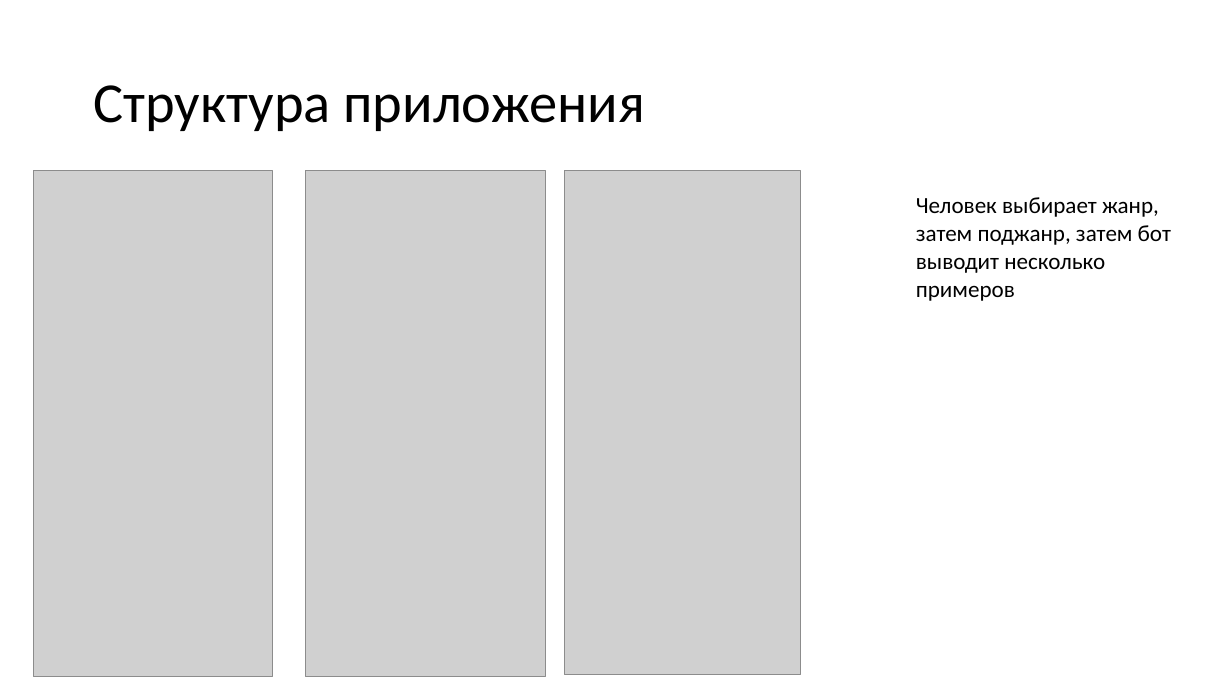
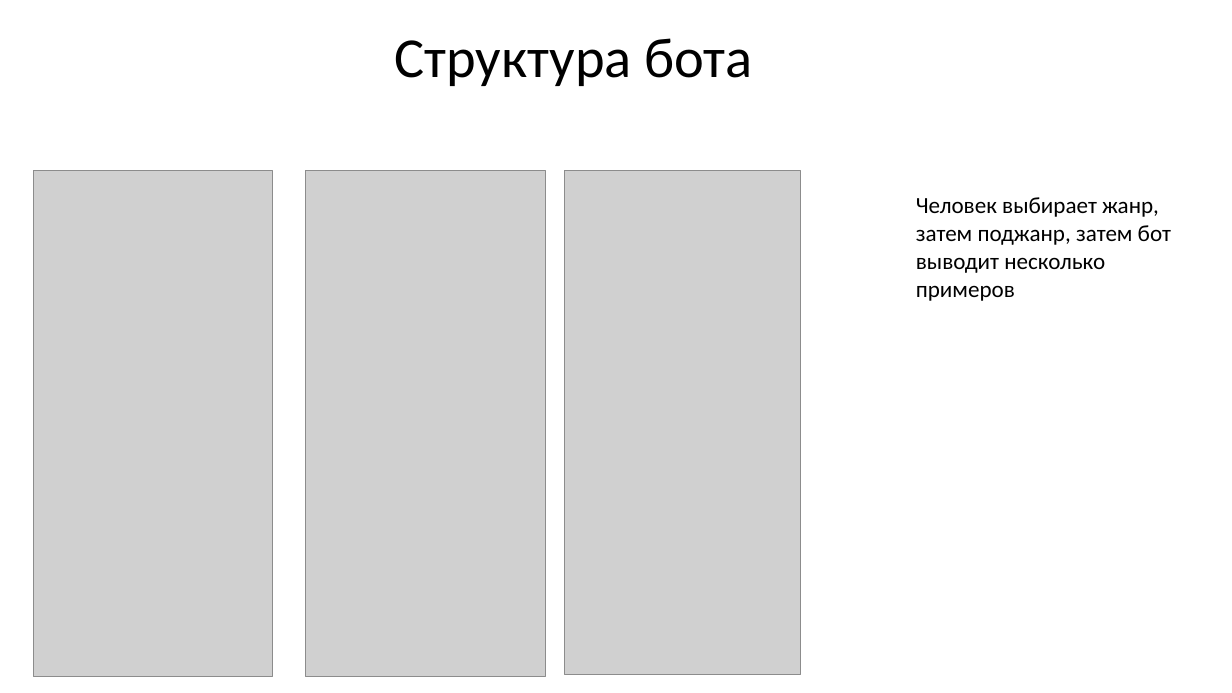
Before and after one commit to AlexPrasolov32/Proect, a slide deck: slide 4 of Шаблон.pptx. Drawn at 1232x693 pixels with LibreOffice and Linux fonts; fonts in the diff are those of the drawing; grey boxes stand for pictures; background and template pictures are left out. Boxes give left, top, right and bottom in pixels: in the first picture for what was removed or moved away, otherwise in the second. Text is boxed around its words. In the diff, an @@ line names an element or a change of style, - is before the commit and + after.

```diff
--- a/Шаблон.pptx
+++ b/Шаблон.pptx
@@ text at (395, 38, 752, 86): text changed @@
-Структура приложения
+Структура бота
```
Also in this commit, not shown: 4 other slides changed.
